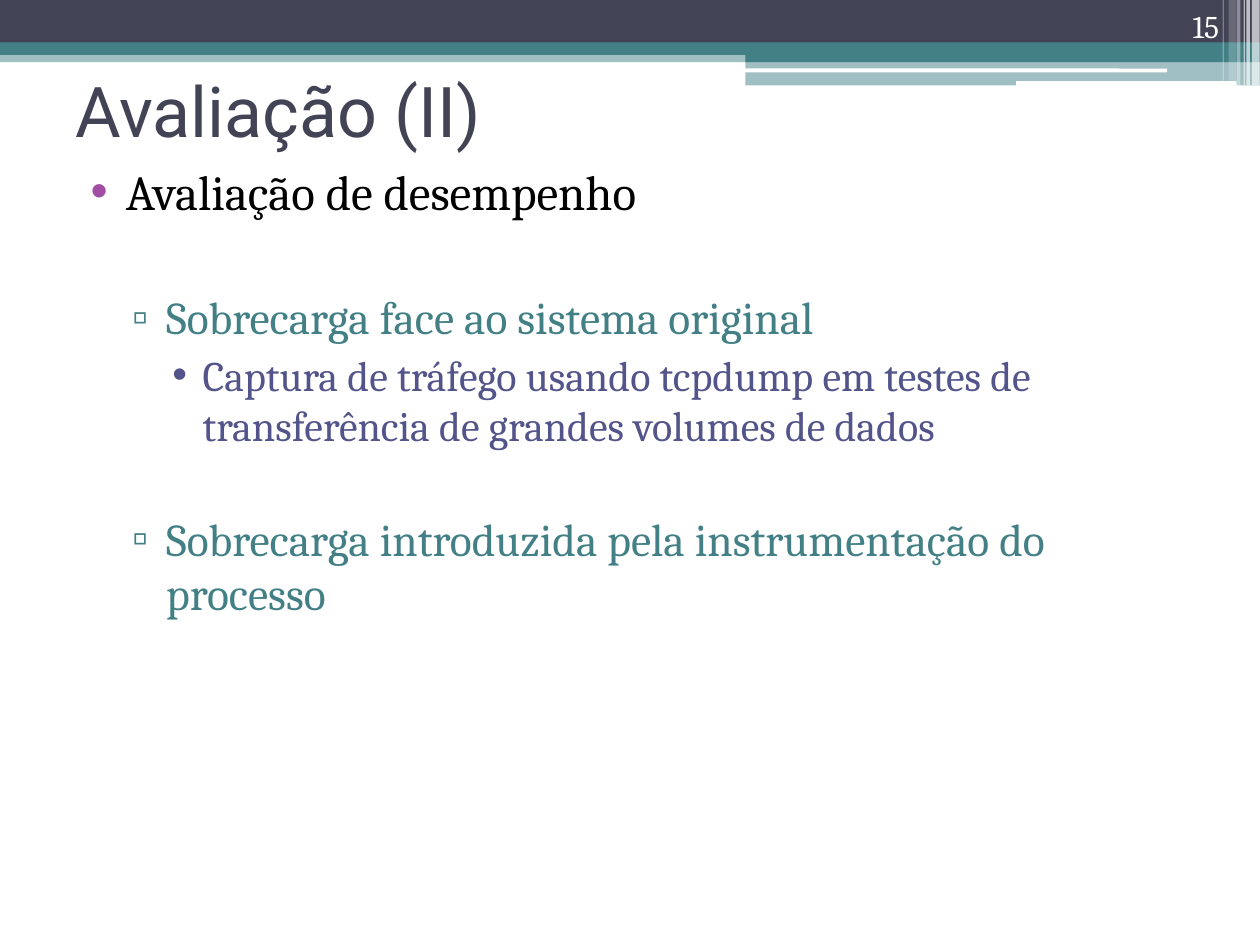
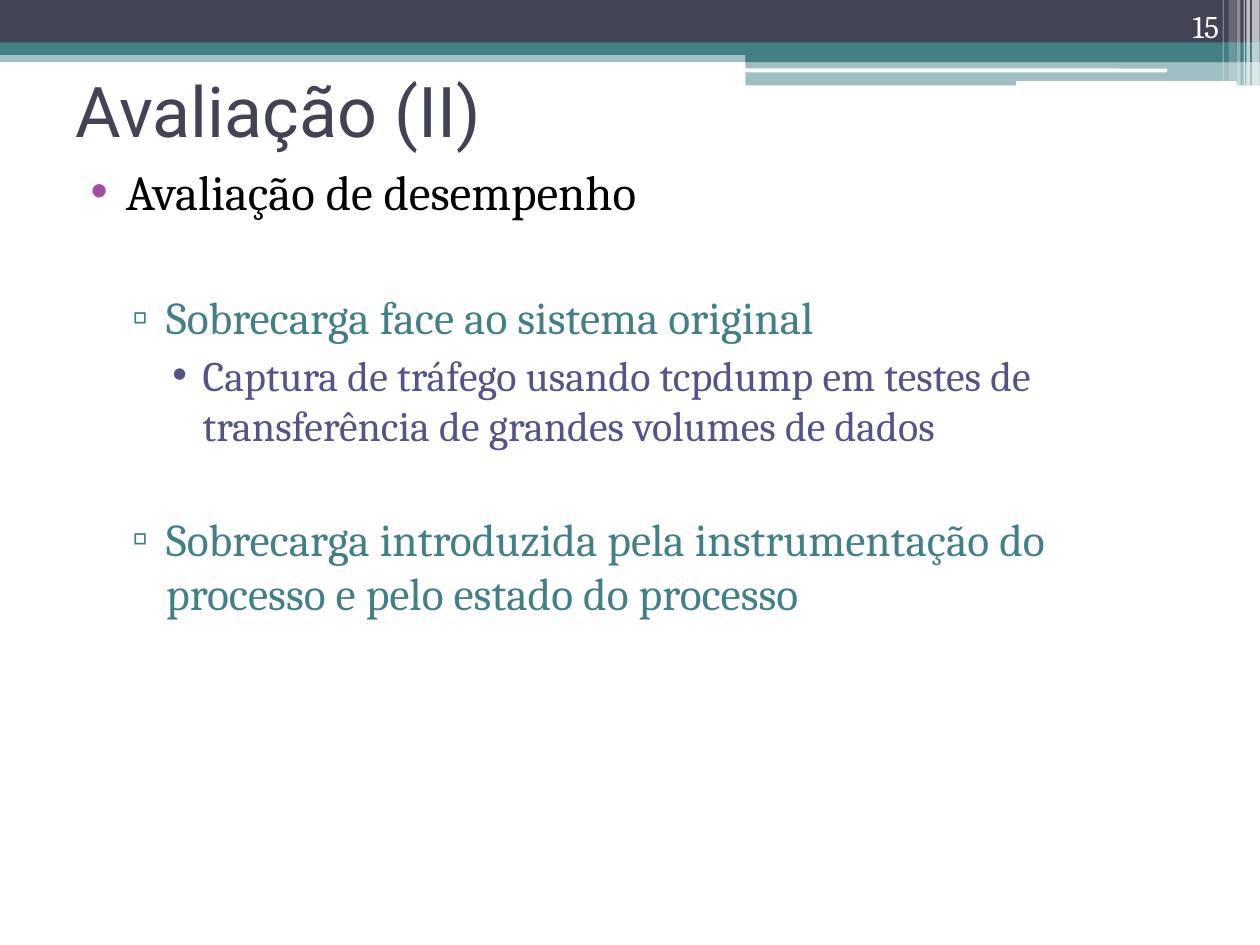
Before and after one commit to nunogmartins/cap_dissertation, a slide deck: slide 15 of doc/apresentacao_dissertacao.pptx. Drawn at 1260x945 pixels with LibreOffice and Linux fonts; fonts in the diff are those of the drawing. Boxes give left, top, right and bottom in pixels: in the first picture for what was removed or moved away, otherwise in the second. Text is boxed around its words. In the diff, an @@ line names an element or a change of style, - is before the commit and + after.

```diff
--- a/doc/apresentacao_dissertacao.pptx
+++ b/doc/apresentacao_dissertacao.pptx
@@ text at (166,524,1044,620): text changed @@
-  ▫ Sobrecarga introduzida pela instrumentação do processo
+  ▫ Sobrecarga introduzida pela instrumentação do processo e pelo estado do processo
```
Also in this commit, not shown: 16 other slides changed.
